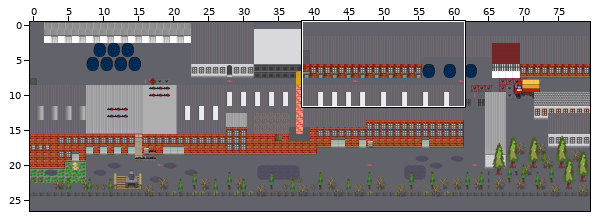
Two versions of a level (Tiled map (JSON), zl-map/maps/main.json). Above: a wide view before the commit, with the close-up outlined.
Close-up. The starting point:
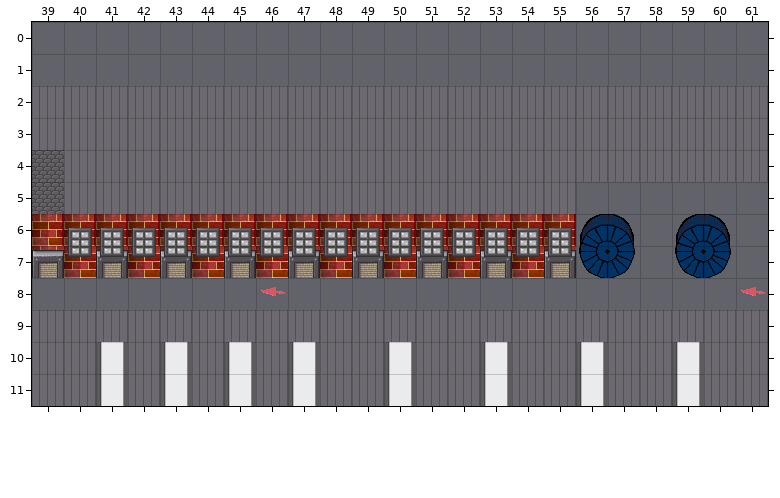
Cells are 32x32 px. Shown: x 39..61, y 0..11. The commit also changed other parts of the map, which this record leaves out.
After:
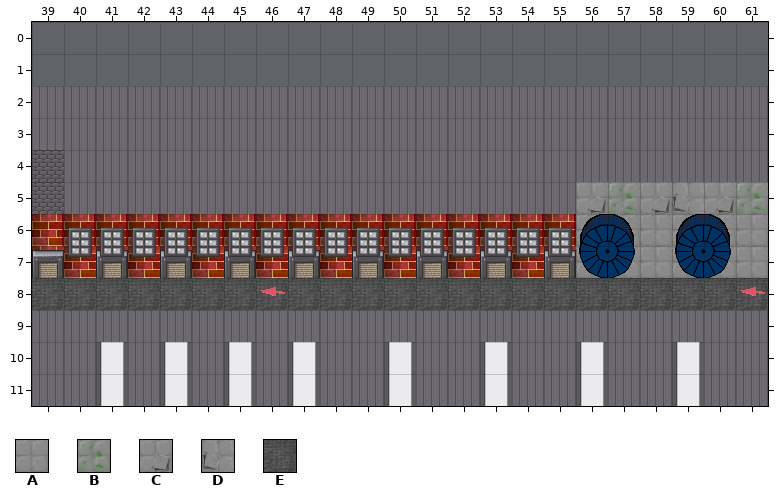
Key: from "floortileset": A 0, B 8, C 13, D 13 turned 90, E 38.
_ is an empty cell, . an unchanged one.
Tiles of an added or newly shown layer are drawn over the layers below it.
The edit:
--- layer "ground" (now shown)
@@ x 39..61 @@
- 5 .................______
- 6 .................______
- 7 .................______
- 8 _______________________
+ 5 .................CBCDCB
+ 6 .................AAAAAA
+ 7 .................AAAAAA
+ 8 EEEEEEEEEEEEEEEEEEEEEEE
